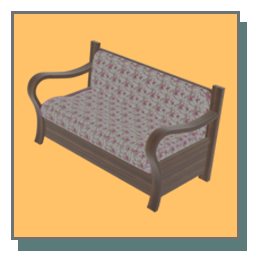
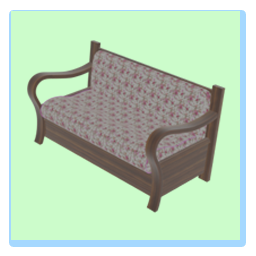
Layered file, before and after one edit (256x256). Changes by layer:
painted on "Rectangle 1" over [11, 11, 240, 240]
